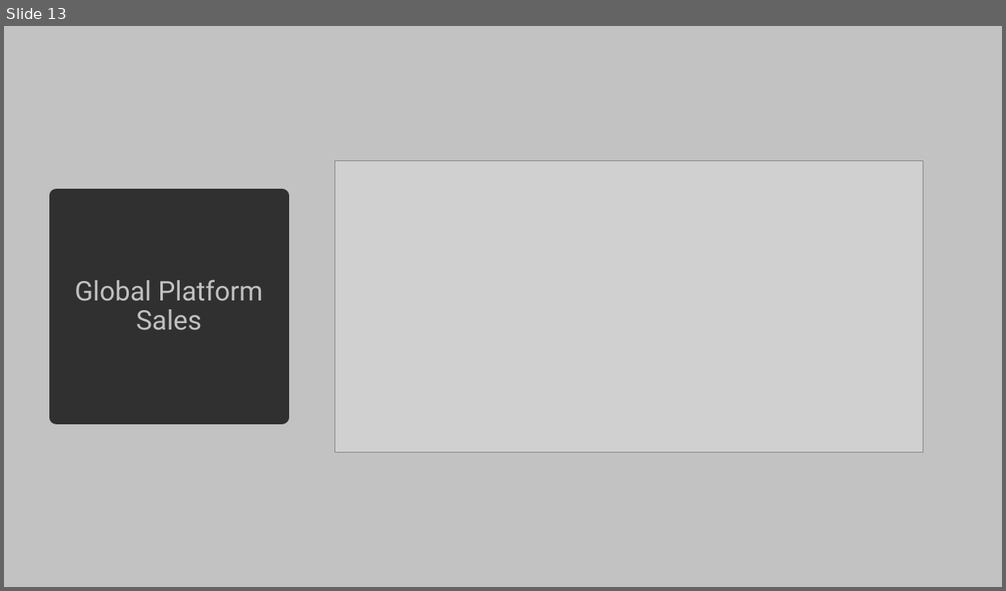
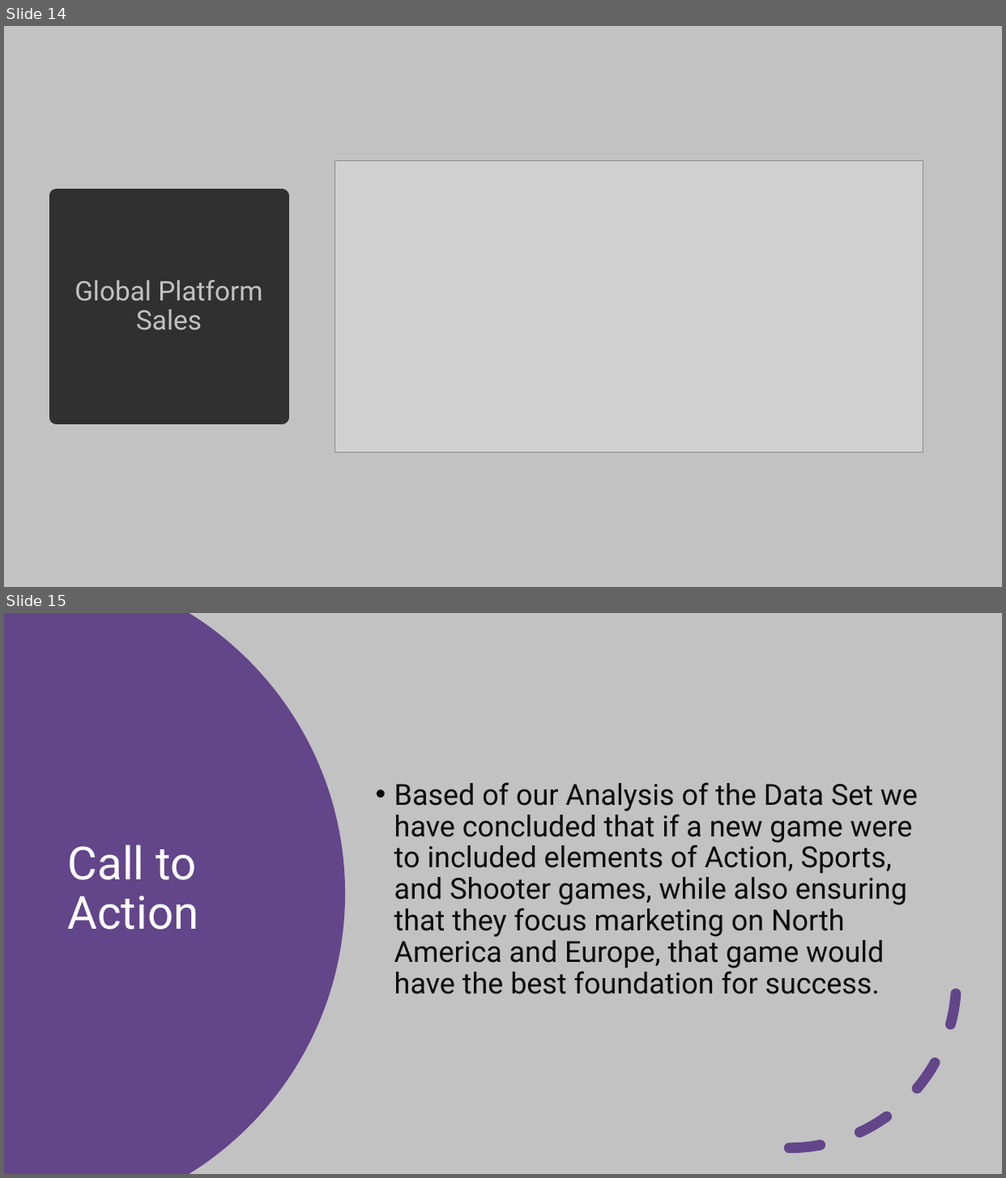
Before and after one commit to CymbalOfJoy/Project_1-Group_3, a slide deck: Power Point/Group 3 Presentation.pptx. Shown one above the other, each under a label of ours: slide 13 before the commit, slides 14 and 15 after it. The pictures are 1006x591 and 1006x1178 pixels, drawn with LibreOffice and Linux fonts; fonts in the diff are those of the drawing; grey boxes stand for pictures. Boxes give left, top, right and bottom in pixels: in the first picture for what was removed or moved away, otherwise in the second. Text is boxed around its words. In the diff, an @@ line names an element or a change of style, - is before the commit and + after.

```diff
--- a/Power Point/Group 3 Presentation.pptx
+++ b/Power Point/Group 3 Presentation.pptx
@@ slide 15 added at bbox=[4, 613, 1002, 1174], background #C2C2C2 @@
@@ freeform shape added at bbox=[4, 613, 345, 1174], fill #63458A @@
@@ text added at bbox=[394, 782, 918, 995], 28 pt, text #0C0C0C @@
+• Based of our Analysis of the Data Set we have concluded that if a new game were to included elements of Action, Sports, and Shooter games, while also ensuring that they focus marketing on North America and Europe, that game would have the best foundation for success.
@@ arc (boxed as its full ellipse) added at bbox=[622, 815, 957, 1149], outline #63458A 10 pt dashed @@
@@ title added at bbox=[68, 845, 199, 930], 44 pt, text #FFFFFF @@
+Call to Action
@@ what was slide 13 is now slide 14 @@
```
Also in this commit, not shown: 1 slide changed, 5 other slides added, 2 other files.
